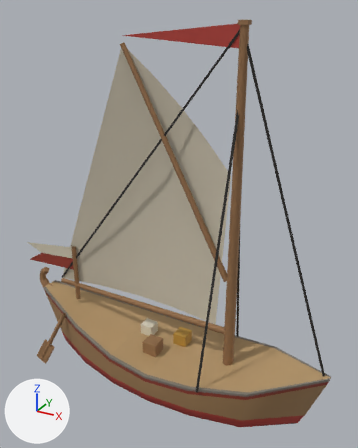
What one commit did to the glTF model public/harbour/kit/hull_other_sprit_skiff.glb.
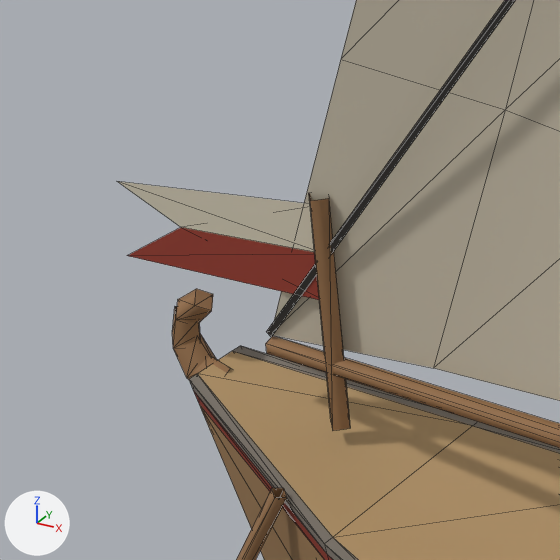
Each version is shown whole from a 50 mm lens placed at (3.27, -5.66, 5.54), pointed at (0.06, 0.17, 2.62), then close up on the part from 0% to 36% of the width and 45% to 74% of the height. Lighting does not change. The marker at lower left points along +X, +Y and +Z. The older version's two pictures come first. The close-ups show mesh edges as thin lines. Where no turn or scale is listed for an object, it has been applied to the vertices. Vertices at exactly the same position are counted once.

Script lines for the objects in view, before the commit:
```python
me_boom_spar = bpy.data.meshes.new('boom_spar')
me_boom_spar.from_pydata(...)  # 16 vertices, 16 faces; spans x -1.6..1.6, y -0.05..0.05, z -2.13..2.13
me_boom_spar.materials.append(mat_hb_opaque)
me_deck = bpy.data.meshes.new('deck')
me_deck.from_pydata(...)  # 40 vertices, 50 faces; spans x -1.33..1.33, y -0.45..0.45, z -0.57..0.57
me_deck.materials.append(mat_hb_opaque)
me_mast = bpy.data.meshes.new('mast')
me_mast.from_pydata(...)  # 28 vertices, 30 faces; spans x -1.49..1.49, y -0.09..0.09, z -2.53..2.53
me_mast.materials.append(mat_hb_opaque)
ob_boom_spar = bpy.data.objects.new('boom_spar', me_boom_spar)
ob_boom_spar.location = (-0.588, 0.005, 3.226)
ob_deck = bpy.data.objects.new('deck', me_deck)
ob_deck.location = (-1.122, -0.126, 0.263)
ob_mast = bpy.data.objects.new('mast', me_mast)
ob_mast.location = (-0.413, 0.0, 2.872)
# also in view: 'sail_main' at (-0.63, 0.1, 3.14); 'hull' at (-0.11, 0.0, 0.53); 'flag' at (-0.93, -0.03, 3.38)
```
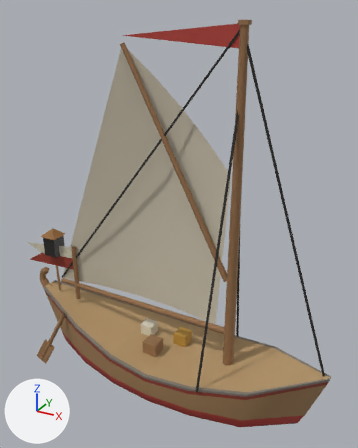
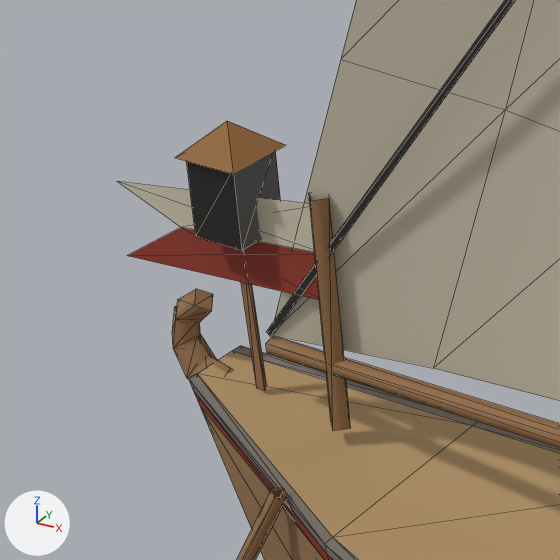
Where the newer file only moved an object's origin or applied its transform, the numbers keep the older frame.

Changed parts and their boxes (x1, y1, x2, y2) in the close-ups (560 x 560 px):
'stern_lantern_glass', added: after (186, 151, 281, 250)
'deck', reshaped: before (236, 488, 287, 560); after (175, 121, 287, 560)
part 1 of me_deck, added: after (241, 282, 267, 390)
part 2 of me_deck, added: after (175, 121, 285, 174)

Edits to the bpy script that builds the scene:
```text
Add mat_hb_emissive:
    mat_hb_emissive = bpy.data.materials.new('hb_emissive')
    # nodes: BsdfPrincipled, Mix, OutputMaterial, VertexColor
    # colours: white #e7e7e7, mixed with the vertex colours
Change me_deck:
    used by ob_deck; location = (-1.122, -0.126, 0.263)
    verts and faces of me_deck; kept vertices keep their numbers, new ones are numbered from 40
    remove me_deck.from_pydata(...)  # 40 vertices, 50 faces; spans x -1.33..1.33, y -0.45..0.45, z -0.57..0.57
    add me_deck.from_pydata(...)  # 55 vertices, 62 faces; spans x -1.33..1.33, y -0.45..0.45, z -0.57..1.85
    me_deck part 1
    add verts[40] = (-1.18, 0.11, 1.37)
    add verts[41] = (-1.16, 0.15, 1.37)
    add verts[42] = (-1.14, 0.11, 1.37)
    add for new, old in zip([43, 44, 45], [40, 41, 42]): verts[new] = verts[old] + (0.03, 0.0, -0.71)
    add verts[51] = (-1.28, 0.01, 1.37)  # pixel (195, 236)
    add verts[52] = (-1.28, 0.25, 1.37)
    add verts[53] = (-1.04, 0.25, 1.37)
    add verts[54] = (-1.04, 0.01, 1.37)  # pixel (242, 250)
    add faces += [(40, 44, 43), (40, 41, 44), (42, 43, 45), (40, 43, 42), (41, 45, 44), (41, 42, 45)]
    add faces += [(51, 52, 53), (51, 53, 54)]
    me_deck part 2
    add verts[46] = (-1.31, -0.02, 1.72)  # pixel (174, 157)
    add verts[47] = (-1.01, -0.02, 1.72)  # pixel (233, 174)
    add verts[48] = (-1.16, 0.13, 1.85)  # pixel (227, 120)
    add verts[49] = (-1.01, 0.28, 1.72)  # pixel (286, 145)
    add verts[50] = (-1.31, 0.28, 1.72)
    add faces += [(46, 47, 48), (47, 49, 48), (48, 49, 50), (46, 48, 50)]
Add me_stern_lantern_glass:
    me_stern_lantern_glass.from_pydata(...)  # 8 vertices, 8 faces; spans x -0.12..0.12, y -0.12..0.12, z -0.174..0.174
    me_stern_lantern_glass.materials.append(mat_hb_emissive)
Add ob_stern_lantern_glass:
    ob_stern_lantern_glass = bpy.data.objects.new('stern_lantern_glass', me_stern_lantern_glass)
    ob_stern_lantern_glass.location = (-2.28, 0.0, 1.811)
```
